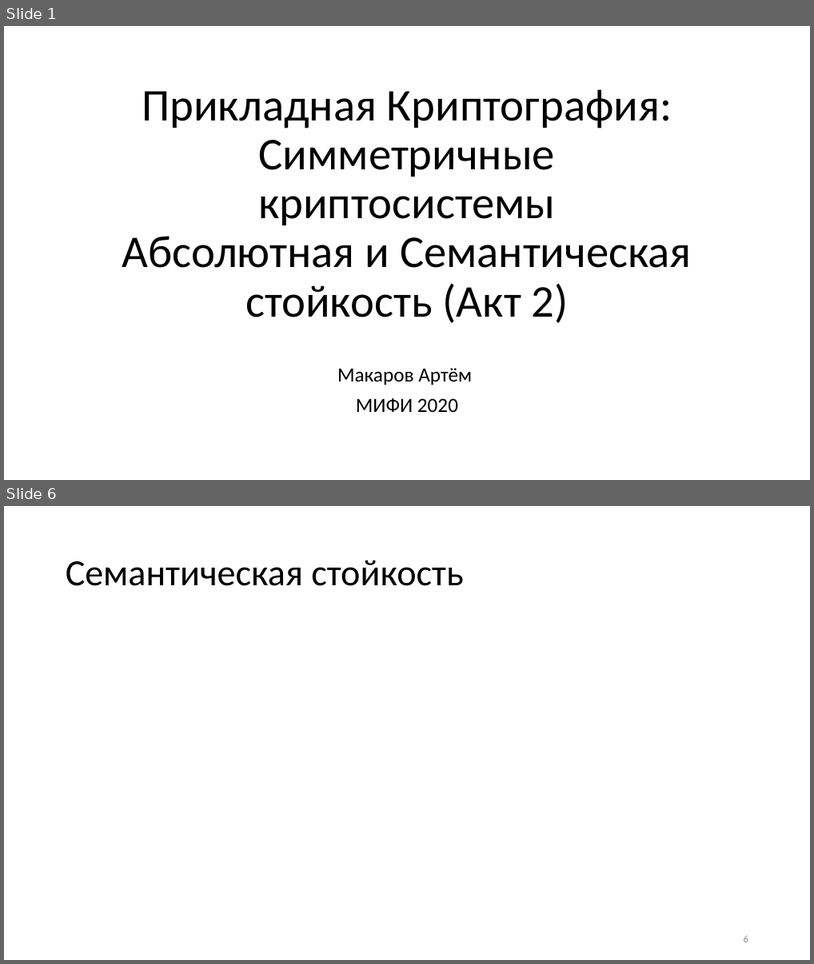
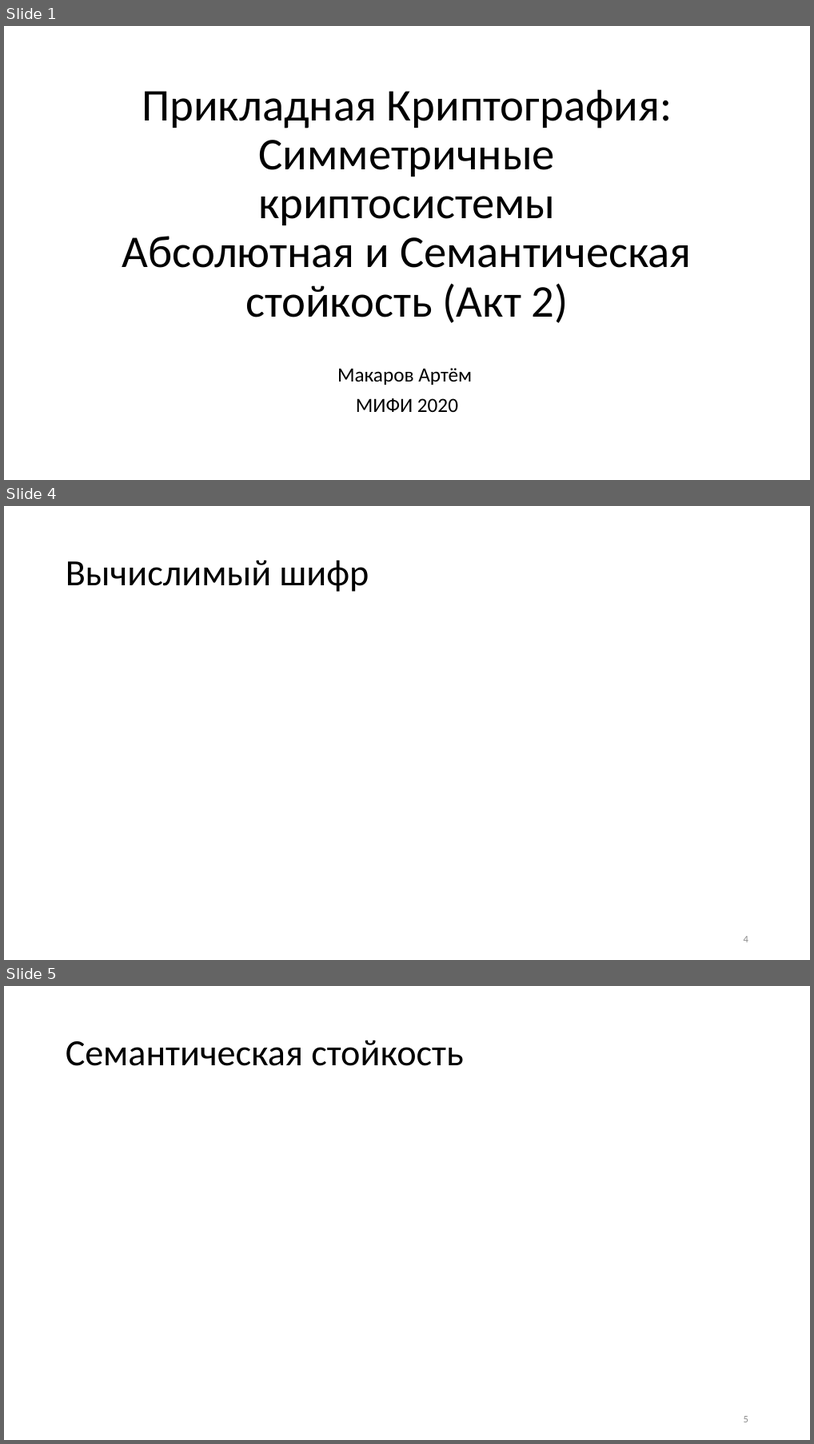
Before and after one commit to CryptoCourse/CryptoLectures, a slide deck: Lectures/Lecture1-b.pptx. Shown one above the other, each under a label of ours: slides 1 and 6 before the commit, slides 1, 4 and 5 after it; the slides between them are not shown. The pictures are 814x964 and 814x1444 pixels, drawn with LibreOffice and Linux fonts; fonts in the diff are those of the drawing; grey boxes stand for pictures. Boxes give left, top, right and bottom in pixels: in the first picture for what was removed or moved away, otherwise in the second. Text is boxed around its words. In the diff, an @@ line names an element or a change of style, - is before the commit and + after.

```diff
--- a/Lectures/Lecture1-b.pptx
+++ b/Lectures/Lecture1-b.pptx
@@ slide 4 added at (x1=4, y1=506, x2=810, y2=960), background #FFFFFF @@
@@ title added at (x1=66, y1=560, x2=370, y2=592), 44 pt, text #000000 @@
+Вычислимый шифр
@@ page number added at (x1=744, y1=936, x2=749, y2=942), 12 pt, text #8C8C8C @@
+4
@@ what was slide 6 is now slide 5 @@
```
Also in this commit, not shown: 5 other slides added, 1 other file.
